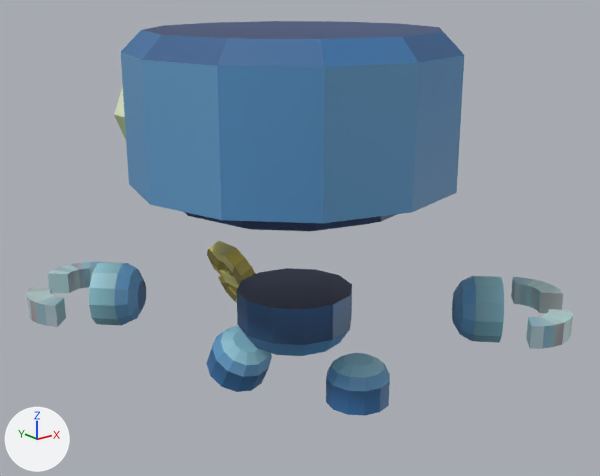
What one commit did to the FBX model Assets/Models/Entities/Player/PlayerCharacter_Blue.fbx.
Camera for both pictures: a camera (50 mm lens) standing at (-3.1, -3.93, 2.59) and looking at (0.01, -0.04, 1.04). Every picture has the same lights, and +X, +Y and +Z are marked at lower left.

Before the edit, the objects in view are built like this:
```python
ob_spring_body = bpy.data.objects.new('Spring_Body', me_cylinder_006)
ob_spring_body.location = (0.002, 0.0, 0.451)
ob_spring_foot_l = bpy.data.objects.new('Spring_Foot.L', me_cylinder_008)
ob_spring_foot_l.location = (0.202, -0.396, 0.166)
ob_spring_foot_r = bpy.data.objects.new('Spring_Foot.R', me_cylinder_005)
ob_spring_foot_r.location = (-0.202, 0.309, 0.193)
ob_spring_foot_r.rotation_euler = (0.519, 0.0, 0.0)  # degrees (30, 0, 0)
ob_spring_hand_claw1_r = bpy.data.objects.new('Spring_Hand_Claw1.R', me_plane_003)
ob_spring_hand_claw1_r.location = (-1.254, 0.76, 0.603)
ob_spring_hand_claw1_r.rotation_euler = (0.785, 1.571, 0.0)  # degrees (45, 90, 0)
ob_spring_hand_claw2_r = bpy.data.objects.new('Spring_Hand_Claw2.R', me_plane_002)
ob_spring_hand_claw2_r.location = (-0.76, 1.254, 0.603)
ob_spring_hand_claw2_r.rotation_euler = (0.785, 1.571, 0.0)  # degrees (45, 90, 0)
ob_spring_hand_l = bpy.data.objects.new('Spring_Hand.L', me_cylinder_004)
ob_spring_hand_l.location = (0.792, -0.792, 0.602)
ob_spring_hand_l.rotation_euler = (-0.785, -1.571, 0.0)  # degrees (-45, -90, 0)
ob_spring_hand_r = bpy.data.objects.new('Spring_Hand.R', me_cylinder_007)
ob_spring_hand_r.location = (-0.792, 0.792, 0.602)
ob_spring_hand_r.rotation_euler = (0.785, 1.571, 0.0)  # degrees (45, 90, 0)
ob_spring_head = bpy.data.objects.new('Spring_Head', me_cylinder_001)
ob_spring_head.location = (0.0, 0.0, 1.799)
ob_spring_head.rotation_euler = (0.0, 0.0, -3.142)  # degrees (0, 0, -180)
ob_spring_windup = bpy.data.objects.new('Spring_Windup', me_cube_001)
ob_spring_windup.location = (0.0, 0.41, 0.584)
ob_spring_windup.rotation_euler = (0.0, 2.699, 0.0)  # degrees (0, 155, 0)
ob_spring_windup.scale = (0.05, 0.0557, 0.0577)
# also in view: 'Spring_Hand_Claw2.L' at (1.29, -0.91, 0.6); 'Spring_Hand_Claw1.L' at (0.91, -1.29, 0.6)
```
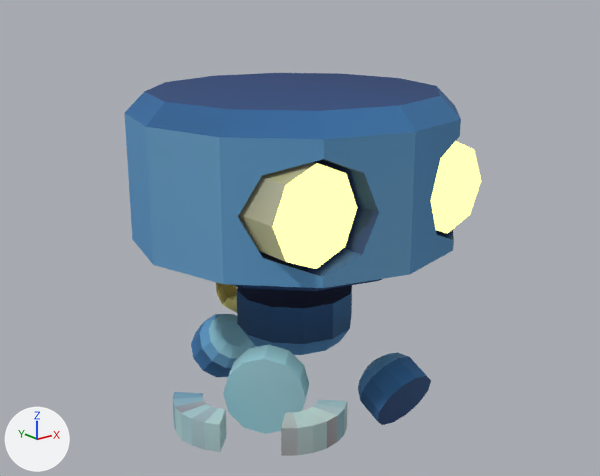
The change, as JSON lines over the scene's bpy script:
```json
{"op": "set", "path": "mat_global_texture.roughness", "old": "0.5", "new": "1.0"}
{"op": "set", "path": "ob_spring_hand_r.location", "old": "(-0.792, 0.792, 0.602)", "new": "(-0.792, -0.792, 0.602)"}
{"op": "set", "path": "ob_spring_hand_r.rotation_euler", "old": "(0.785, 1.571, 0.0)", "new": "(-0.785, 1.571, 0.0)", "note": "degrees (45, 90, 0) -> degrees (-45, 90, 0)"}
{"op": "set", "path": "ob_spring_head.rotation_euler", "old": "(0.0, 0.0, -3.142)", "new": "(0.0, 0.0, 0.0)", "note": "degrees (0, 0, -180) -> degrees (0, 0, 0)"}
{"op": "set", "path": "ob_spring_head.location", "old": "(0.0, 0.0, 1.799)", "new": "(0.0, 0.0, 1.452)"}
{"op": "set", "path": "ob_spring_hand_claw2_r.location", "old": "(-0.76, 1.254, 0.603)", "new": "(-1.254, -0.76, 0.603)"}
{"op": "set", "path": "ob_spring_hand_claw2_r.rotation_euler", "old": "(0.785, 1.571, 0.0)", "new": "(-0.785, 1.571, 0.0)", "note": "degrees (45, 90, 0) -> degrees (-45, 90, 0)"}
{"op": "set", "path": "ob_spring_windup.location", "old": "(0.0, 0.41, 0.584)", "new": "(0.0, 0.41, 0.592)"}
{"op": "set", "path": "ob_spring_windup.rotation_euler", "old": "(0.0, 2.699, 0.0)", "new": "(0.0, 3.142, 0.0)", "note": "degrees (0, 155, 0) -> degrees (0, 180, 0)"}
{"op": "set", "path": "ob_spring_foot_r.location", "old": "(-0.202, 0.309, 0.193)", "new": "(-0.202, 0.482, 0.215)"}
{"op": "set", "path": "ob_spring_foot_r.rotation_euler", "old": "(0.519, 0.0, 0.0)", "new": "(0.792, 0.0, 0.0)", "note": "degrees (30, 0, 0) -> degrees (45, 0, 0)"}
{"op": "set", "path": "ob_spring_hand_claw1_r.location", "old": "(-1.254, 0.76, 0.603)", "new": "(-0.76, -1.254, 0.603)"}
{"op": "set", "path": "ob_spring_hand_claw1_r.rotation_euler", "old": "(0.785, 1.571, 0.0)", "new": "(-0.785, 1.571, 0.0)", "note": "degrees (45, 90, 0) -> degrees (-45, 90, 0)"}
{"op": "set", "path": "ob_spring_foot_l.location", "old": "(0.202, -0.396, 0.166)", "new": "(0.202, -0.652, 0.232)"}
{"op": "set", "path": "ob_spring_foot_l.rotation_euler", "old": "(0.0, 0.0, 0.0)", "new": "(-1.128, 0.0, 0.0)", "note": "degrees (0, 0, 0) -> degrees (-65, 0, 0)"}
{"op": "set", "path": "ob_spring_hand_l.location", "old": "(0.792, -0.792, 0.602)", "new": "(0.792, 0.792, 0.602)"}
{"op": "set", "path": "ob_spring_hand_l.rotation_euler", "old": "(-0.785, -1.571, 0.0)", "new": "(0.785, -1.571, 0.0)", "note": "degrees (-45, -90, 0) -> degrees (45, -90, 0)"}
{"op": "set", "path": "ob_spring_hand_claw2_l.location", "old": "(1.254, -0.76, 0.603)", "new": "(0.76, 1.254, 0.603)"}
{"op": "set", "path": "ob_spring_hand_claw2_l.rotation_euler", "old": "(-0.785, -1.571, 0.0)", "new": "(0.785, -1.571, 0.0)", "note": "degrees (-45, -90, 0) -> degrees (45, -90, 0)"}
{"op": "set", "path": "ob_spring_hand_claw1_l.location", "old": "(0.76, -1.254, 0.603)", "new": "(1.254, 0.76, 0.603)"}
{"op": "set", "path": "ob_spring_hand_claw1_l.rotation_euler", "old": "(-0.785, -1.571, 0.0)", "new": "(0.785, -1.571, 0.0)", "note": "degrees (-45, -90, 0) -> degrees (45, -90, 0)"}
{"op": "set", "path": "ob_spring_body.location", "old": "(0.002, 0.0, 0.451)", "new": "(0.002, 0.0, 0.459)"}
```

What differs and where, as boxes [x1, y1, x2, y2] in the pictures (600 x 476 px):
```json
{"object": "Spring_Head", "change": "surface changed, moved, turned", "before": [114, 21, 464, 231], "after": [124, 73, 481, 291]}
{"object": "Spring_Hand.R", "change": "surface changed, moved, turned", "before": [89, 262, 146, 325], "after": [223, 345, 309, 434]}
{"object": "Spring_Body", "change": "surface changed, moved", "before": [237, 268, 352, 356], "after": [237, 285, 352, 355]}
{"object": "Spring_Foot.L", "change": "surface changed, moved, turned", "before": [326, 353, 390, 416], "after": [358, 352, 431, 425]}
{"object": "Spring_Foot.R", "change": "surface changed, moved, turned", "before": [206, 326, 272, 392], "after": [191, 314, 255, 377]}
{"object": "Spring_Hand_Claw1.R", "change": "surface changed, moved, turned", "before": [27, 288, 66, 327], "after": [281, 400, 348, 456]}
{"object": "Spring_Hand_Claw2.R", "change": "surface changed, moved, turned", "before": [48, 262, 101, 293], "after": [173, 392, 227, 452]}
{"object": "Spring_Hand.L", "change": "surface changed, moved, turned", "before": [452, 276, 504, 342], "on screen": "not visible afterwards"}
{"object": "Spring_Windup", "change": "surface changed, moved, turned", "before": [207, 241, 256, 303], "after": [216, 282, 238, 313]}
{"object": "Spring_Hand_Claw1.L", "change": "surface changed, moved, turned", "before": [526, 309, 573, 349], "on screen": "not visible afterwards"}
{"object": "Spring_Hand_Claw2.L", "change": "surface changed, moved, turned", "before": [511, 277, 563, 313], "on screen": "not visible afterwards"}
```
